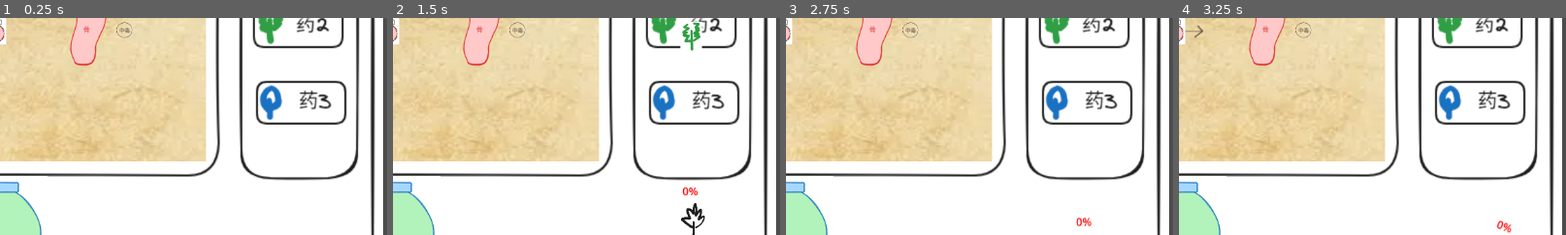
Above: before the commit, frames 1-4 (left to right).
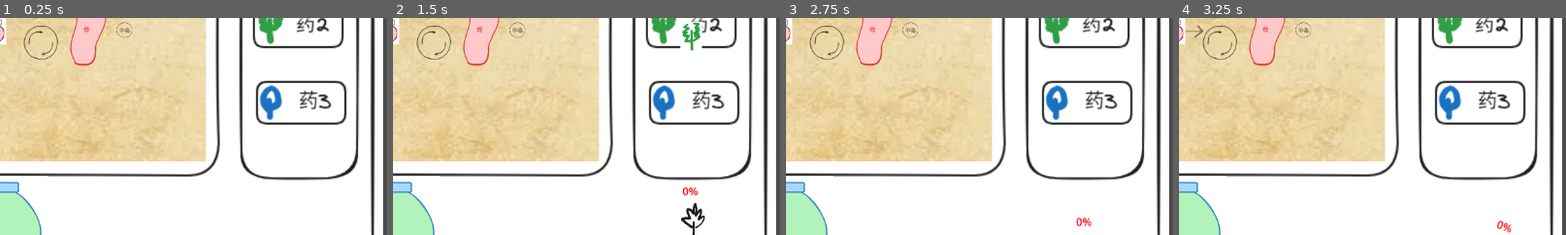
Above: after the commit, the same moments.

Repository: NoobEric0746/Potion-Bingyan
Game: Godot game, scene res://sprites/main.tscn
Same seed, same stepped clock (60 frames per second), same inputs: the game is played once before the commit and once after it.
Inputs (mouse positions are % of the whole screen's width and height, from its top left):
- Up to frame 1 (0.25 s): no input
- Up to frame 2 (1.5 s): click (89, 18) at 0.5 s; click (89, 37) at 1.25 s
- Up to frame 3 (2.75 s): click (89, 54) at 2 s
- Up to frame 4 (3.25 s): click (37, 80) at 2.75 s
The pictures show only the part of the screen within x 50-100%, y 35-85%; the shares and areas given below are measured in that part.

The runs differ from the first frame. In frame 1, 0.3% of the frame differs, in the area x 6-16%, y 3-20%; in frame 2, 0.3%; in frame 3, 0.3%; in frame 4, 0.3%.

Commit message:
加入旋涡

Diff:
--- a/fire.gd
+++ b/fire.gd
@@ -3,3 +3,11 @@
 
 func _on_pressed() -> void:
 	GlobalGameManager.add_effect()
+
+
+func _on_button_down() -> void:
+	GlobalGameManager.firing = true
+
+
+func _on_button_up() -> void:
+	GlobalGameManager.firing = false
--- a/scripts/GlobalGameManager.gd
+++ b/scripts/GlobalGameManager.gd
@@ -14,6 +14,9 @@
 var new_level = 0
 var potion_name = ""
 var potion_data = {}
+
+var firing = false
+var vortex = Vector2.ZERO
 
 @export var base_len = 150
 
--- /dev/null
+++ b/scripts/aim_potion.gd
@@ -0,0 +1,6 @@
+extends Node2D
+
+@export var potion_type:String
+
+func _ready():
+	get_node("Label").text = potion_type
--- /dev/null
+++ b/scripts/arrow.gd
@@ -0,0 +1,12 @@
+extends Sprite2D
+
+func _process(delta: float) -> void:
+	if GlobalGameManager.show_arrow:
+		show()
+	else:
+		hide()
+	var potion = get_parent().get_node("Potion")
+	position = potion.position
+	var direction = potion.start_pos - potion.global_position
+	var angle_rad = direction.angle()
+	rotation = angle_rad
--- /dev/null
+++ b/scripts/bone_area.gd
@@ -0,0 +1,11 @@
+extends Node2D
+
+
+func _on_area_2d_area_entered(area: Area2D) -> void:
+	if area.is_in_group("potion"):
+		GlobalGameManager.drying = true
+
+
+func _on_area_2d_area_exited(area: Area2D) -> void:
+	if area.is_in_group("potion"):
+		GlobalGameManager.drying = false
--- /dev/null
+++ b/scripts/dot.gd
@@ -0,0 +1,43 @@
+extends Area2D
+
+@export var texture_dot: Texture2D
+@export var texture_cross: Texture2D
+
+var step=0
+func _ready():
+	area_entered.connect(Callable(self,"_on_area_entered"))
+
+#func _on_area_entered(area):
+#	if area.is_in_group("potion"):
+#		queue_free()
+
+func set_step(i):
+	step=i
+
+func set_type(t):
+	if t==1:
+		get_node("Sprite2D").texture = texture_cross
+	else:
+		get_node("Sprite2D").texture = texture_dot
+
+func _process(delta):
+
+	if GlobalGameManager.firing and GlobalGameManager.vortex != Vector2.ZERO:
+		process_vortex()
+	if GlobalGameManager.now_step >= step:
+		queue_free()
+	if GlobalGameManager.potion_watering:
+		var potion = get_parent().get_node("Potion")
+		var direction = potion.start_pos - potion.global_position
+		if direction.length() < 2.0:
+			return
+		var movement = direction.normalized()
+		global_position += movement
+
+func process_vortex():
+	var potion = get_parent().get_node("Potion")
+	var dis = potion.global_position - GlobalGameManager.vortex
+	var go = (dis.rotated(deg_to_rad(100))).normalized()
+	global_position += go
+	if dis.length()<3:
+		global_position += Vector2(200,0)
--- /dev/null
+++ b/scripts/info_tab.gd
@@ -0,0 +1,8 @@
+extends Node2D
+
+func _process(delta: float) -> void:
+	var label = get_node("Label")
+	if GlobalGameManager.potion_name == "":
+		label.text = "水"
+	else:
+		label.text = GlobalGameManager.potion_name+"药剂"
--- a/scripts/potion.gd
+++ b/scripts/potion.gd
@@ -17,6 +17,10 @@
 	process_drying()
 	get_node("Label").text=str(water)
 	get_node("WaterBar").value = water
+
+	#print(GlobalGameManager.firing)
+	if GlobalGameManager.firing and GlobalGameManager.vortex != Vector2.ZERO:
+		process_vortex()
 
 	if GlobalGameManager.ismoving():
 		#print(GlobalGameManager.get_now_ingredient())
@@ -67,3 +71,12 @@
 				GlobalGameManager.die()
 		else:
 			water=100
+
+func process_vortex():
+	var dis = global_position - GlobalGameManager.vortex
+	var step = (dis.rotated(deg_to_rad(100))).normalized()
+	global_position += step
+	get_parent().pos += step*2
+	if dis.length()<3:
+		global_position += Vector2(200,0)
+		get_parent().pos += Vector2(200,0)*2
--- a/scripts/potion_map.gd
+++ b/scripts/potion_map.gd
@@ -55,6 +55,7 @@
 		tmp_pos+=GlobalGameManager.get_direction_by_ingredient(GlobalGameManager.tmp_ingredient)
 		tmp_durability += 1
 		if tmp_durability%30==0:
+			#print(tmp_durability)
 			var dot_instance = dot.instantiate()
 			dot_instance.position = tmp_pos
 			dot_instance.add_to_group("tmp_dot")
--- a/scripts/resource_button.gd
+++ b/scripts/resource_button.gd
@@ -10,4 +10,17 @@
 		new_instance.global_position = get_global_mouse_position()
 		new_instance.set_ingredient_type(ingredient_type)
 		new_instance.update_texture()
+		_on_mouse_exited()
 		new_instance._on_mouse_entered()
+
+
+func _on_mouse_entered() -> void:
+	GlobalGameManager.tmp_ingredient = ingredient_type
+	GlobalGameManager.tmp_durability = GlobalGameManager.base_len
+	GlobalGameManager.show_tmp(true)
+
+
+func _on_mouse_exited() -> void:
+	GlobalGameManager.tmp_ingredient = 0
+	GlobalGameManager.tmp_durability = 0
+	GlobalGameManager.show_tmp(false)
--- /dev/null
+++ b/scripts/smasher.gd
@@ -0,0 +1,21 @@
+extends TextureButton
+
+func _ready():
+	mouse_filter = Control.MOUSE_FILTER_PASS
+
+
+func _on_gui_input(event: InputEvent) -> void:
+	if event is InputEventMouseButton:
+		if event.button_index == MOUSE_BUTTON_RIGHT:
+			if event.pressed:
+				GlobalGameManager.smashing = true
+			else:
+				GlobalGameManager.smashing = false
+
+func _process(delta: float) -> void:
+	if GlobalGameManager.smashing:
+		var yaos = get_node("Area2D").get_overlapping_bodies()
+		for yao in yaos:
+			if yao.is_in_group("yao_item"):
+				if yao.smash_progress<100:
+					yao.smash_progress+=1
--- /dev/null
+++ b/scripts/vortex.gd
@@ -0,0 +1,12 @@
+extends Node2D
+
+
+func _on_area_2d_area_entered(area: Area2D) -> void:
+	if area.is_in_group("potion"):
+		GlobalGameManager.vortex = global_position
+		#print("in_vortex")
+
+
+func _on_area_2d_area_exited(area: Area2D) -> void:
+	if area.is_in_group("potion"):
+		GlobalGameManager.vortex = Vector2.ZERO
--- /dev/null
+++ b/scripts/water.gd
@@ -0,0 +1,16 @@
+extends TextureButton
+
+
+func _on_button_down() -> void:
+	GlobalGameManager.set_watering(true)
+
+func _on_button_up() -> void:
+	GlobalGameManager.set_watering(false)
+
+
+func _on_mouse_entered() -> void:
+	GlobalGameManager.show_arrow = true
+
+
+func _on_mouse_exited() -> void:
+	GlobalGameManager.show_arrow = false
--- a/sprites/fire.tscn
+++ b/sprites/fire.tscn
@@ -9,4 +9,11 @@
 texture_normal = ExtResource("1_s0lgs")
 script = ExtResource("2_1jeoy")
 
+[node name="StaticBody2D" type="StaticBody2D" parent="."]
+
+[node name="CollisionPolygon2D" type="CollisionPolygon2D" parent="StaticBody2D"]
+polygon = PackedVector2Array(8, 55, 149, 59, 18, 9)
+
+[connection signal="button_down" from="." to="." method="_on_button_down"]
+[connection signal="button_up" from="." to="." method="_on_button_up"]
 [connection signal="pressed" from="." to="." method="_on_pressed"]
--- a/sprites/potion_map.tscn
+++ b/sprites/potion_map.tscn
@@ -8,6 +8,7 @@
 [ext_resource type="PackedScene" uid="uid://cvwvwgs2tthm1" path="res://sprites/aim_potion.tscn" id="6_gptey"]
 [ext_resource type="Texture2D" uid="uid://d53penhamngk" path="res://art/arrow.png" id="6_wmpke"]
 [ext_resource type="Script" uid="uid://dq7cp1hbnb20p" path="res://sprites/arrow.gd" id="7_l6pwf"]
+[ext_resource type="PackedScene" uid="uid://bcnsr0loarxgm" path="res://sprites/vortex.tscn" id="7_ykoox"]
 [ext_resource type="Texture2D" uid="uid://0bydmd535nd2" path="res://art/center.png" id="8_l6pwf"]
 [ext_resource type="PackedScene" uid="uid://cbv6aklwgj262" path="res://sprites/bone_area.tscn" id="9_l6dbk"]
 
@@ -42,6 +43,9 @@
 position = Vector2(-206, -161)
 potion_type = "爆炸"
 
+[node name="Vortex" parent="." instance=ExtResource("7_ykoox")]
+position = Vector2(129, 36)
+
 [node name="Potion" parent="." instance=ExtResource("2_j4lu0")]
 position = Vector2(-7, 3)
 script = ExtResource("3_8ltbf")
--- a/sprites/resource_button.tscn
+++ b/sprites/resource_button.tscn
@@ -10,3 +10,5 @@
 sprite_to_spawn = ExtResource("2_3mdbq")
 
 [connection signal="button_down" from="." to="." method="_on_button_down"]
+[connection signal="mouse_entered" from="." to="." method="_on_mouse_entered"]
+[connection signal="mouse_exited" from="." to="." method="_on_mouse_exited"]
--- /dev/null
+++ b/sprites/vortex.tscn
@@ -0,0 +1,21 @@
+[gd_scene load_steps=4 format=3 uid="uid://bcnsr0loarxgm"]
+
+[ext_resource type="Script" uid="uid://3kmxuw6vloup" path="res://scripts/vortex.gd" id="1_en4vv"]
+[ext_resource type="Texture2D" uid="uid://cd2x6de1uxpsg" path="res://art/vortex.png" id="2_uu367"]
+
+[sub_resource type="CircleShape2D" id="CircleShape2D_2whcw"]
+radius = 47.0
+
+[node name="Vortex" type="Node2D"]
+script = ExtResource("1_en4vv")
+
+[node name="Sprite2D" type="Sprite2D" parent="."]
+texture = ExtResource("2_uu367")
+
+[node name="Area2D" type="Area2D" parent="."]
+
+[node name="CollisionShape2D" type="CollisionShape2D" parent="Area2D"]
+shape = SubResource("CircleShape2D_2whcw")
+
+[connection signal="area_entered" from="Area2D" to="." method="_on_area_2d_area_entered"]
+[connection signal="area_exited" from="Area2D" to="." method="_on_area_2d_area_exited"]
Binary file added: art/vortex.png
Not shown, added: art/vortex.png.import
Not shown, added: scripts/aim_potion.gd.uid
Not shown, added: scripts/arrow.gd.uid
Not shown, added: scripts/bone_area.gd.uid
Not shown, added: scripts/dot.gd.uid
Not shown, added: scripts/info_tab.gd.uid
Not shown, added: scripts/smasher.gd.uid
Not shown, added: scripts/vortex.gd.uid
Not shown, added: scripts/water.gd.uid
Not shown: 1 places in sprites/potion_map.tscn that only renumber resources
